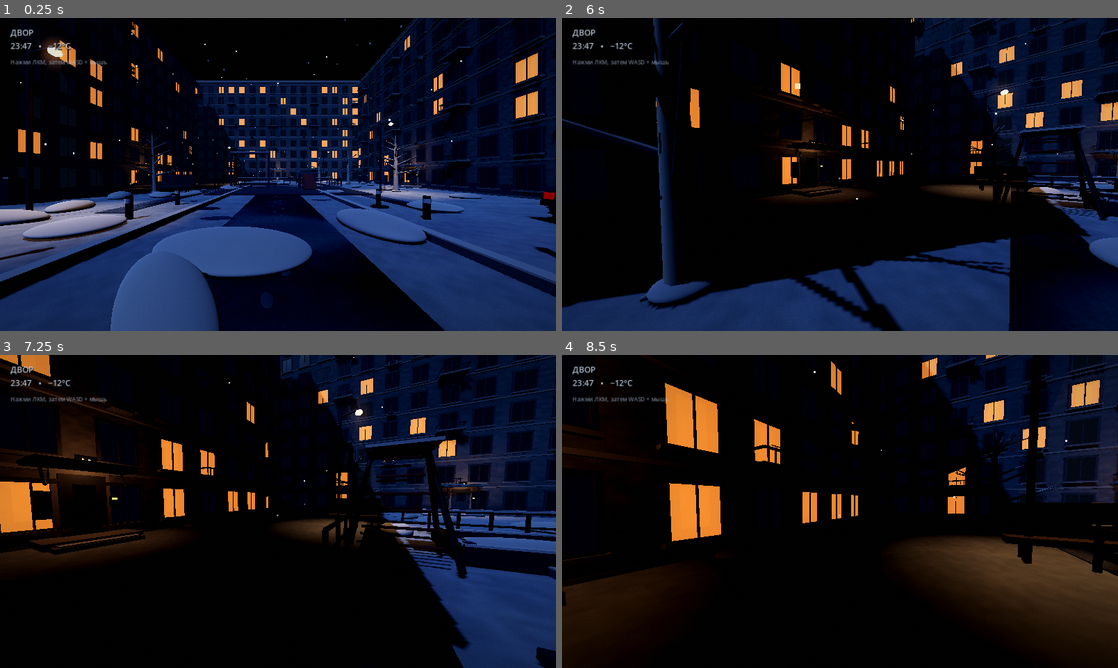
Above: before the commit, frames 1-4 (two rows, left to right).
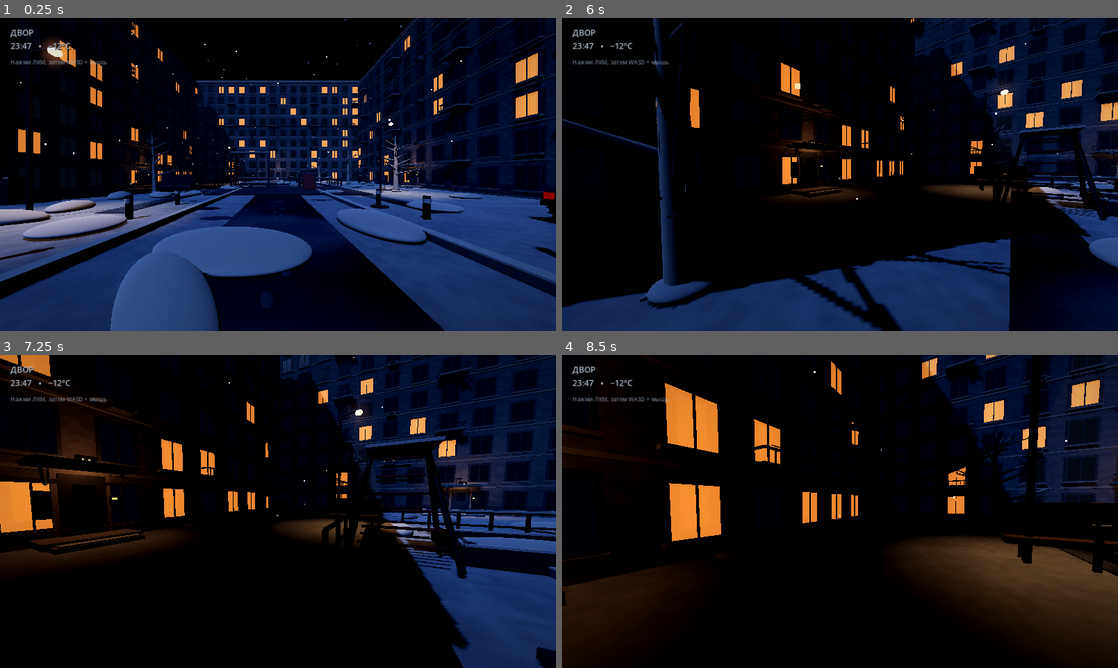
Above: after the commit, the same moments.

Repository: HelterFall/-
Game: Godot game, scene res://main.tscn
Same seed, same stepped clock (60 frames per second), same inputs: the game is played once before the commit and once after it.
Inputs (mouse positions are in pixels of both pictures, inside the frame that each line leads up to):
- Up to frame 1 (0.25 s): no input
- Up to frame 2 (6 s): tap Enter at 0.5 s; move the mouse to (962, 158) at 0.52 s; hold D 0.53-1.28 s; click (962, 158) at 0.67 s; move the mouse to (812, 174) at 1.27 s; hold W 1.28-5.78 s; move the mouse to (851, 168) at 2.02 s; move the mouse to (834, 180) at 2.77 s; click (834, 180) at 2.92 s; move the mouse to (878, 177) at 3.52 s; move the mouse to (795, 171) at 4.27 s; move the mouse to (845, 174) at 5.02 s; click (845, 174) at 5.17 s; move the mouse to (817, 168) at 5.77 s; hold D from 5.78 s (still down)
- Up to frame 3 (7.25 s): move the mouse to (305, 511) at 6.52 s; release D at 6.53 s; hold W from 6.53 s (still down)
- Up to frame 4 (8.5 s): keep holding W; move the mouse to (812, 511) at 7.27 s; click (812, 511) at 7.42 s; move the mouse to (851, 505) at 8.02 s

The runs differ from the first frame. In frame 1, less than 0.1% of the frame differs, in the area x 27-72%, y 40-52%; in frame 2, less than 0.1%, in the area x 14-66%, y 0-76%; in frame 3, less than 0.1%; in frame 4, less than 0.1%.

Commit message:
Align birch bark markings with tapered trunks

Diff:
--- a/winter_trees.gd
+++ b/winter_trees.gd
@@ -53,7 +53,7 @@
 		var ratio: float = random.randf_range(0.12, 0.91)
 		var y: float = height * ratio
 		var angle: float = random.randf_range(0.0, TAU)
-		var radius: float = lerpf(0.218, 0.072, ratio) + 0.012
+		var radius: float = lerpf(0.245, 0.065, ratio) + 0.010
 		var normal := Vector3(cos(angle), 0.0, sin(angle))
 		var center: Vector3 = base + lean * ratio + Vector3(0.0, y, 0.0) + normal * radius
 		var mark := _box(
@@ -62,14 +62,14 @@
 			Vector3(random.randf_range(0.055, 0.19), random.randf_range(0.018, 0.043), 0.012),
 			bark_dark if mark_index % 3 != 0 else bark_mid
 		)
-		mark.rotation.y = angle + random.randf_range(-0.18, 0.18)
+		mark.rotation.y = PI * 0.5 - angle + random.randf_range(-0.18, 0.18)
 
 	# Несколько длинных светлых участков коры дают стволу объём в боковом свете.
 	for strip_index in range(5):
 		var ratio: float = random.randf_range(0.20, 0.78)
 		var y: float = height * ratio
 		var angle: float = float(strip_index) * TAU / 5.0 + random.randf_range(-0.2, 0.2)
-		var radius: float = lerpf(0.222, 0.075, ratio) + 0.008
+		var radius: float = lerpf(0.245, 0.065, ratio) + 0.010
 		var normal := Vector3(cos(angle), 0.0, sin(angle))
 		var strip := _box(
 			root,
@@ -77,7 +77,7 @@
 			Vector3(0.018, random.randf_range(0.24, 0.62), 0.01),
 			trunk_light
 		)
-		strip.rotation.y = angle
+		strip.rotation.y = PI * 0.5 - angle
 
 	# Ветви идут вокруг ствола на разных высотах, а не лежат в одной плоскости.
 	for branch_index in range(11):
